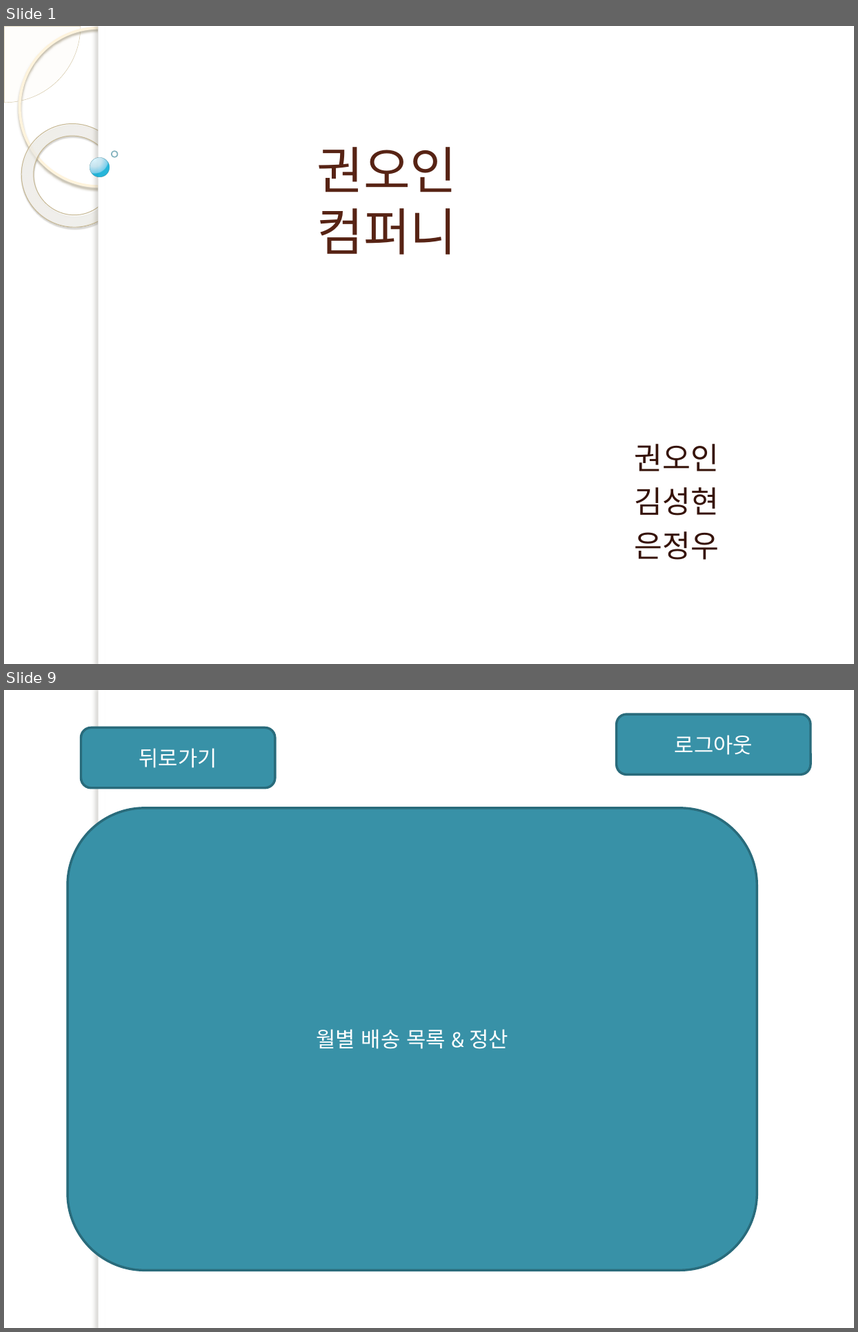
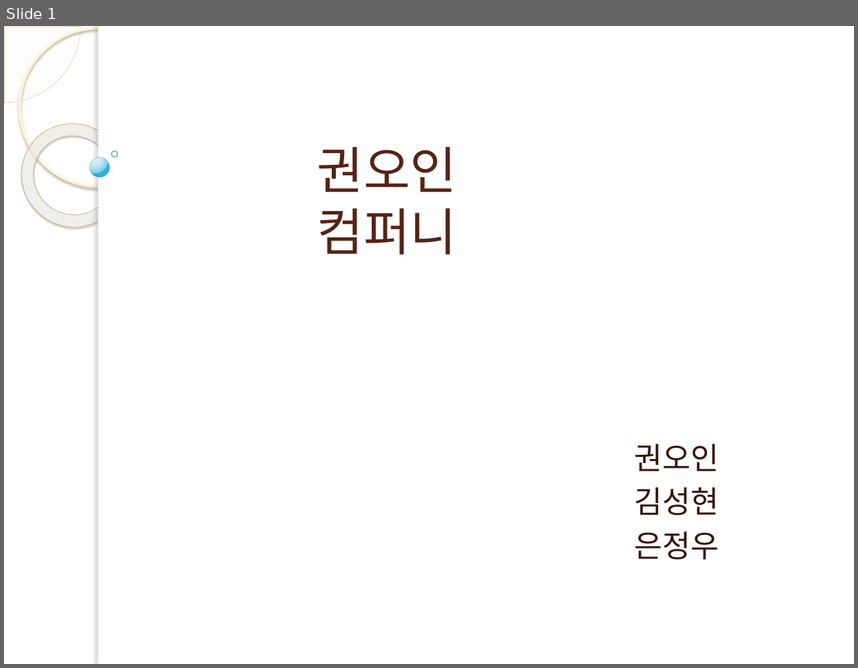
Before and after one commit to lx9203/fulfillmentBlue, a slide deck: 프레젠테이션1.pptx. Shown one above the other, each under a label of ours: slides 1 and 9 before the commit, slide 1 after it; the slides between them are not shown. The pictures are 858x1332 and 858x668 pixels, drawn with LibreOffice and Linux fonts; fonts in the diff are those of the drawing; background and template pictures are left out. Boxes give left, top, right and bottom in pixels: in the first picture for what was removed or moved away, otherwise in the second. Text is boxed around its words. In the diff, an @@ line names an element or a change of style, - is before the commit and + after.

```diff
--- a/프레젠테이션1.pptx
+++ b/프레젠테이션1.pptx
@@ slide 9 removed at (x1=4, y1=690, x2=854, y2=1328), background picture (left out); not listed: 1 template element that a slide beside it also shows @@
@@ rounded rectangle removed at (x1=81, y1=727, x2=275, y2=788) @@
-뒤로가기
@@ rounded rectangle removed at (x1=616, y1=715, x2=810, y2=775) @@
-로그아웃
@@ rounded rectangle removed at (x1=67, y1=808, x2=757, y2=1270) @@
-월별 배송 목록 & 정산
```
Also in this commit, not shown: 10 slides changed, 1 slide added, 1 other slide removed.
